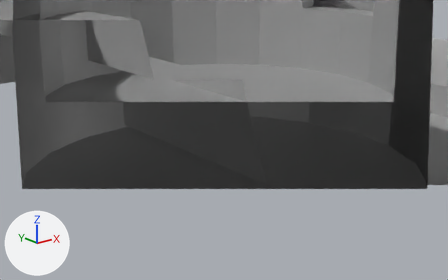
An edit to the FBX model The room/Assets/3d models/room.fbx, drawn before and after from the same camera.
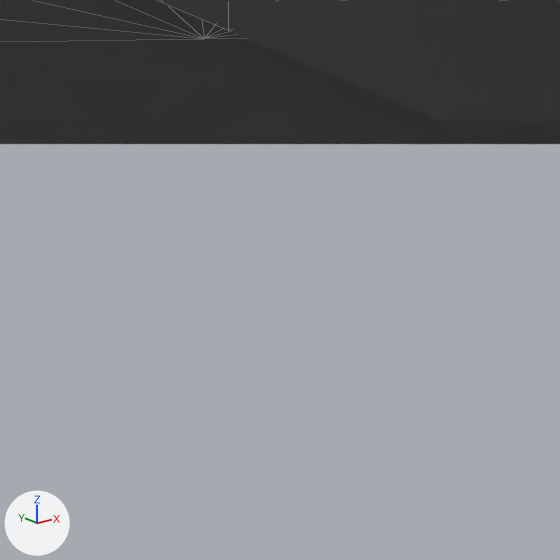
There are two pictures of each version: one from a 50 mm lens placed at (-0.1916, -0.2249, 0.1217), pointed at (-0.0019, 0.0122, 0.0268), one close up on the part from 42% to 64% of the width and 58% to 94% of the height. Every picture has the same lights, and +X, +Y and +Z are marked at lower left. The close-ups show mesh edges as thin lines. Everything nearer to the camera than a plane just in front of the edit is cut away. Where no turn or scale is listed for an object, it has been applied to the vertices.
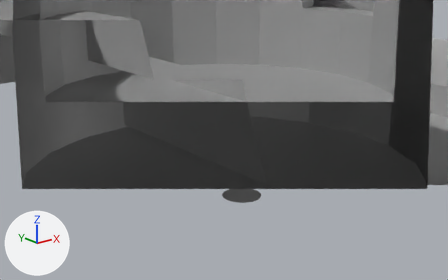
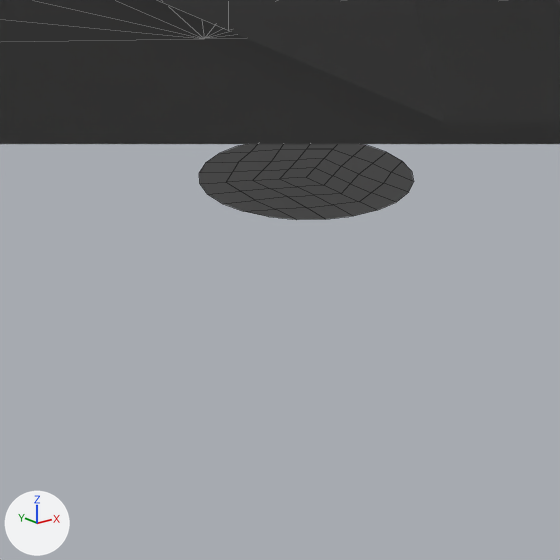
Location of each change, [x1, y1, x2, y2] in pixels of the close-ups (560 x 560 px):
'pDisc2', added
    after: [199, 144, 414, 220]

The change in detail:
Mesh me_mesh_019 is new.
It has 61 vertices, 48 faces and spans x -0.01..0.01, y -0.01..0.01, z 0.0.
It uses material mat_lambert1 (grey #bcbcbc).
Object 'pDisc2' (ob_pdisc2) is new; it shows me_mesh_019.
Its location is (0.0, 0.0, 0.0).
